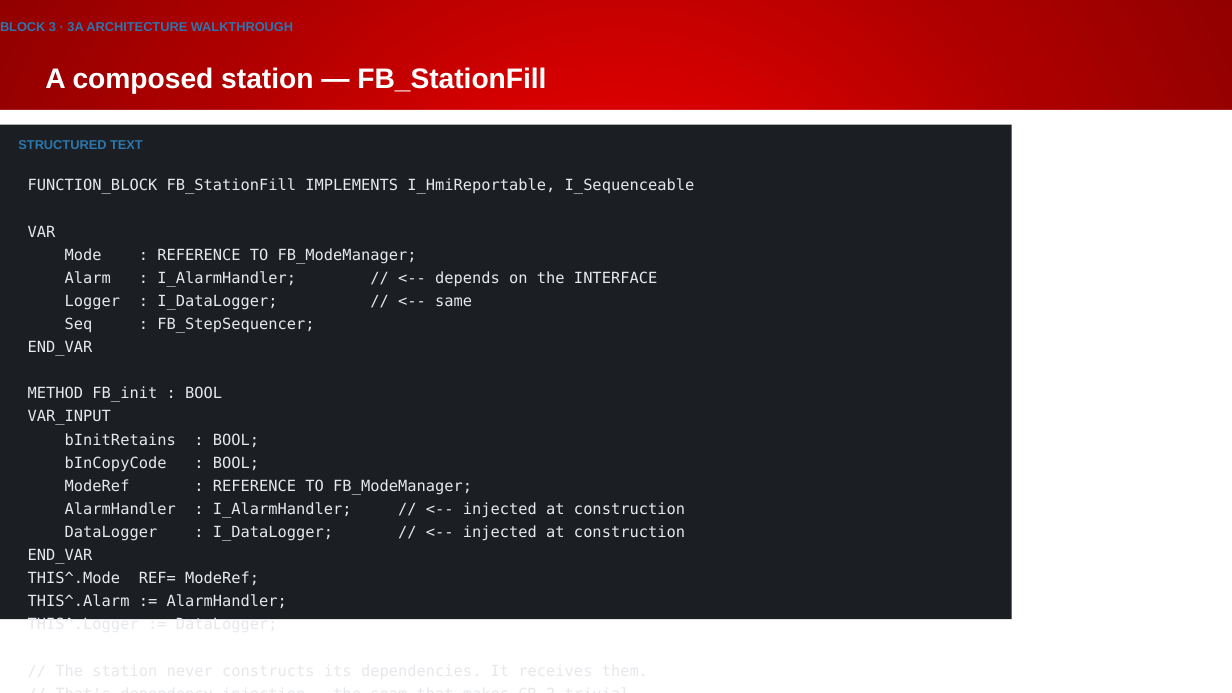
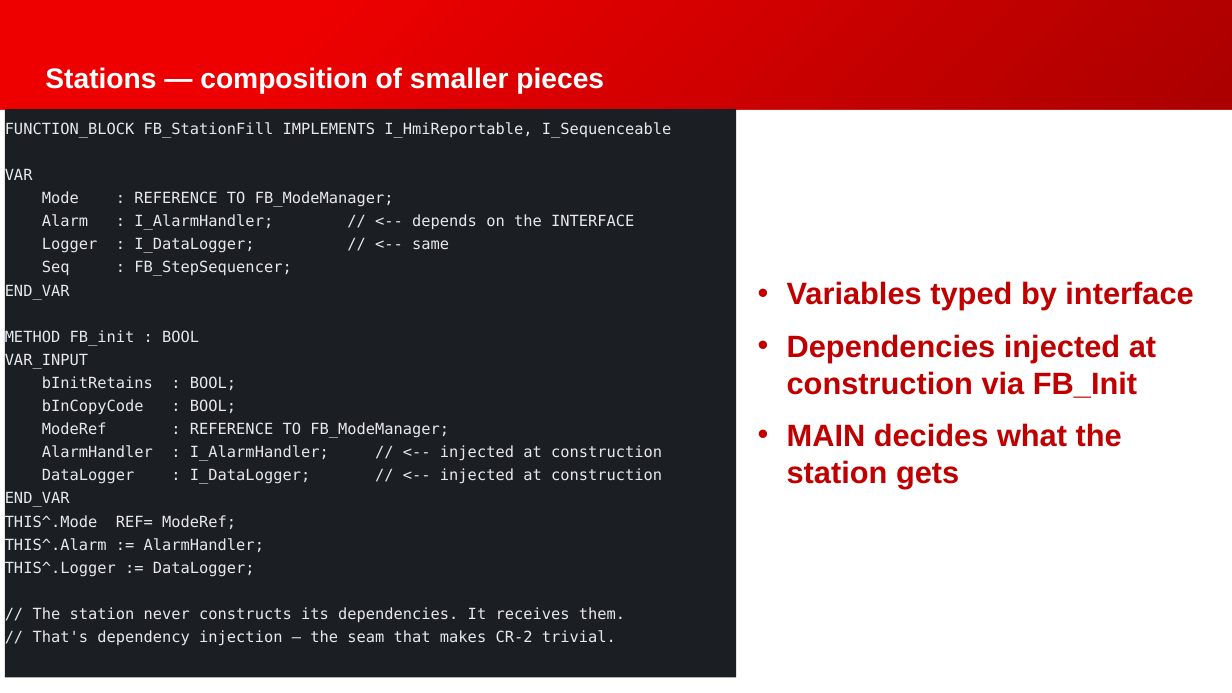
Before and after one commit to Beckhoff-USA-Community/Procedural_To_SOLID, a slide deck: slide 60 of presentation/NEM2026_workshop.pptx (slide 58 before the commit). Drawn at 1232x693 pixels with LibreOffice and Linux fonts; fonts in the diff are those of the drawing; background and template pictures are left out. Boxes give left, top, right and bottom in pixels: in the first picture for what was removed or moved away, otherwise in the second. Text is boxed around its words. In the diff, an @@ line names an element or a change of style, - is before the commit and + after.

```diff
--- a/presentation/NEM2026_workshop.pptx
+++ b/presentation/NEM2026_workshop.pptx
@@ text removed at (0, 22, 293, 31) @@
-BLOCK 3 · 3A ARCHITECTURE WALKTHROUGH
@@ title at (45, 67, 604, 94): text changed @@
-A composed station — FB_StationFill
+Stations — composition of smaller pieces
@@ text "FUNCTION_BLOCK FB_StationFill IMPLEMENTS I_HmiReportable, I_ ..." rewrapped from (28, 178, 695, 608) to (5, 122, 672, 646) @@
@@ rectangle: place and size @@
-rectangle at (0, 125, 1012, 619)
+rectangle at (5, 109, 737, 677)
@@ text removed at (18, 140, 143, 149) @@
-STRUCTURED TEXT
@@ text added at (787, 281, 1193, 489), 24 pt, text #C00000, bold @@
+• Variables typed by interface
+• Dependencies injected at construction via FB_Init
+• MAIN decides what the station gets
```
Also in this commit, not shown: 72 other slides changed, 9 slides added, 4 slides removed, 3 other files.
